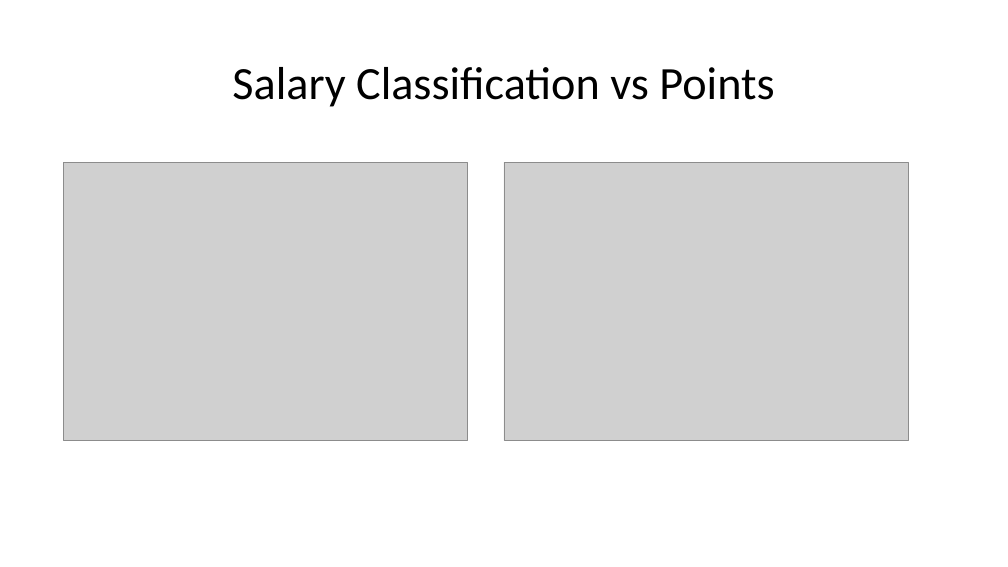
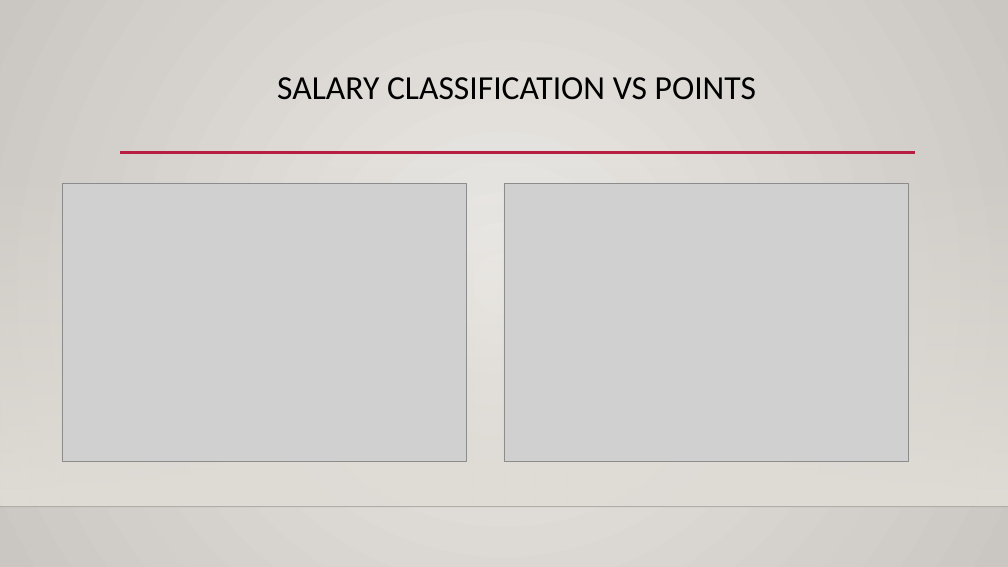
Before and after one commit to hjgoode3/NYCDSA_Python_Project, a slide deck: slide 9 of HG_Project_Presentation.pptx. Drawn at 1008x567 pixels with LibreOffice and Linux fonts; fonts in the diff are those of the drawing; grey boxes stand for pictures; background and template pictures are left out. Boxes give left, top, right and bottom in pixels: in the first picture for what was removed or moved away, otherwise in the second. Text is boxed around its words. In the diff, an @@ line names an element or a change of style, - is before the commit and + after.

```diff
--- a/HG_Project_Presentation.pptx
+++ b/HG_Project_Presentation.pptx
@@ background #FFFFFF to gradient #ECEAE7 to #CAC7C1 @@
@@ title "SALARY CLASSIFICATION VS POINTS" at [277, 77, 756, 100]: vertical alignment middle to top @@
@@ title at [277, 77, 756, 100]: text changed; size 44 to 32 pt @@
-Salary Classification vs Points
+SALARY CLASSIFICATION VS POINTS
@@ rectangle added at [0, 167, 1008, 507], fill gradient #DFDBD5 @@
@@ line added from (120, 153) to (915, 153), #B71E42 2.5 pt @@
@@ picture: place and size @@
-picture at [64, 162, 468, 440]
+picture at [62, 184, 467, 462]
@@ picture: place and size @@
-picture at [504, 162, 909, 440]
+picture at [504, 184, 909, 462]
@@ line added from (0, 507) to (1008, 507), #000001 1 pt @@
```
Also in this commit, not shown: 11 other slides changed, 1 slide added, 1 slide removed, 5 other files.
